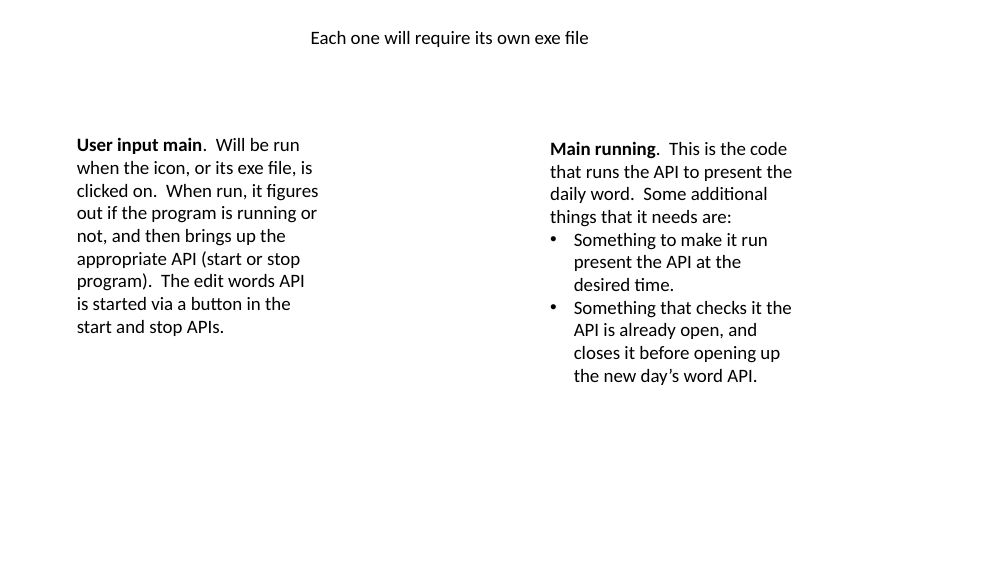
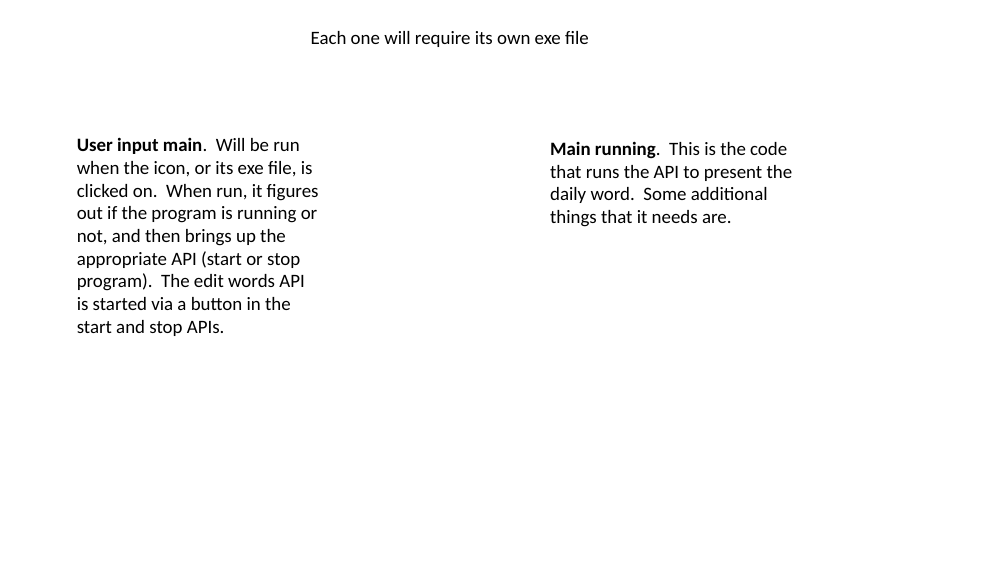
Before and after one commit to timbob04/DailyWordDefinition, a slide deck: slide 6 of extra/design.pptx. Drawn at 1008x567 pixels with LibreOffice and Linux fonts; fonts in the diff are those of the drawing. Boxes give left, top, right and bottom in pixels: in the first picture for what was removed or moved away, otherwise in the second. Text is boxed around its words. In the diff, an @@ line names an element or a change of style, - is before the commit and + after.

Commit message:
Making more headway on putting everything together.  The 'Edit word list' button is included in the start and stop APIs

```diff
--- a/extra/design.pptx
+++ b/extra/design.pptx
@@ text at (550, 141, 793, 227): text changed @@
-Main running. This is the code that runs the API to present the daily word. Some additional things that it needs are:
-• Something to make it run present the API at the desired time.
-• Something that checks it the API is already open, and closes it before opening up the new day’s word API.
+Main running. This is the code that runs the API to present the daily word. Some additional things that it needs are.
```
Also in this commit, not shown: 6 other files.
